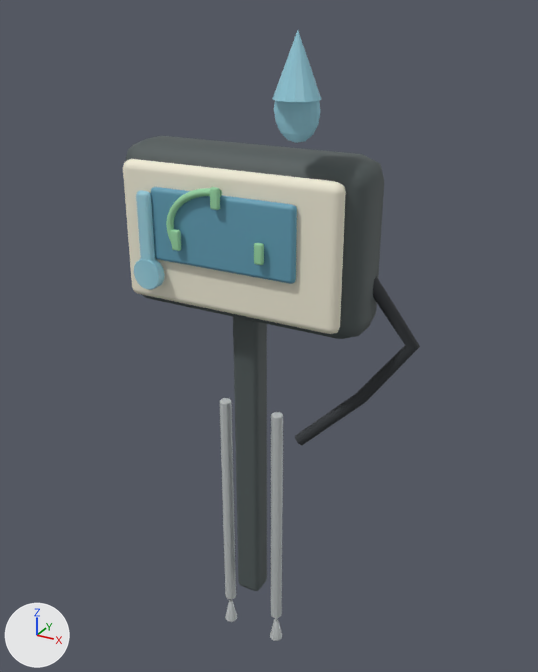
Before and after pictures for a commit that changed the glTF model apps/garden/public/assets/models/SensorStakeMeter.glb.
The view is the same before and after, from a camera (50 mm lens) standing at (0.724, -1.235, 0.767) and looking at (0.039, 0.012, 0.144). The axes (+X, +Y, +Z) are drawn at lower left. The lights are the same throughout. The first picture is the older version. Where no turn or scale is listed for an object, it has been applied to the vertices. Vertices at exactly the same position are counted once.

Names of what the first picture shows: 'SensorStakeMeter_Cable', 'SensorStakeMeter_Display_Back', 'SensorStakeMeter_Display_Face', 'SensorStakeMeter_Display_Screen', 'SensorStakeMeter_Droplet', 'SensorStakeMeter_Gauge_Arc', 'SensorStakeMeter_Gauge_Tick_L', 'SensorStakeMeter_Gauge_Tick_M', 'SensorStakeMeter_Gauge_Tick_R', 'SensorStakeMeter_Probe_Left', 'SensorStakeMeter_Probe_Right', 'SensorStakeMeter_Stake', 'SensorStakeMeter_Thermometer_Bar', 'SensorStakeMeter_Thermometer_Bulb'.
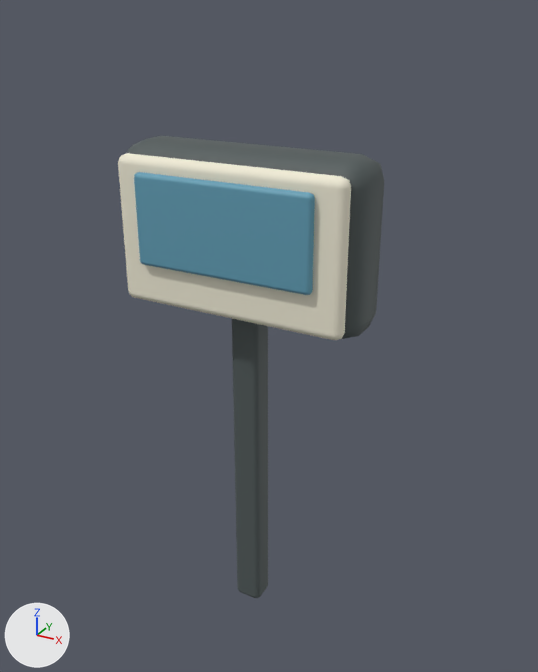
Commit message: Simplify SensorStakeMeter model

The change, as a diff of the scene's bpy script:
```diff
--- a/apps/garden/public/assets/models/SensorStakeMeter.glb.py
+++ b/apps/garden/public/assets/models/SensorStakeMeter.glb.py
@@ me_sensorstakemeter_display_face_mesh @@
-me_sensorstakemeter_display_face_mesh.from_pydata(...)  # 56 vertices, 108 faces; spans x -0.235..0.235, y -0.018..0.018, z -0.14..0.14
+me_sensorstakemeter_display_face_mesh.from_pydata(...)  # 56 vertices, 108 faces; spans x -0.245..0.245, y -0.018..0.018, z -0.15..0.15
+# me_sensorstakemeter_display_face_mesh part 1: the whole mesh is scaled about its middle by (1.04, 1.03, 1.07)
 me_sensorstakemeter_display_face_mesh.materials.append(mat_material_sensorstakemeter_facecream)
@@ me_sensorstakemeter_display_screen_mesh @@
-me_sensorstakemeter_display_screen_mesh.from_pydata(...)  # 56 vertices, 108 faces; spans x -0.155..0.155, y -0.009..0.009, z -0.072..0.072
+me_sensorstakemeter_display_screen_mesh.from_pydata(...)  # 56 vertices, 108 faces; spans x -0.19..0.19, y -0.01..0.01, z -0.093..0.093
+# me_sensorstakemeter_display_screen_mesh part 2: the whole mesh is scaled about its middle by (1.23, 1.11, 1.29)
 me_sensorstakemeter_display_screen_mesh.materials.append(mat_material_sensorstakemeter_screenblue)
@@ ob_sensorstakemeter_stake @@
 ob_sensorstakemeter_stake = bpy.data.objects.new('SensorStakeMeter_Stake', me_sensorstakemeter_stake_mesh)
-ob_sensorstakemeter_stake.location = (0.0, 0.0, -0.15)
+ob_sensorstakemeter_stake.location = (0.0, 0.0, -0.16)
@@ ob_sensorstakemeter_probe_left @@
-ob_sensorstakemeter_probe_left = bpy.data.objects.new('SensorStakeMeter_Probe_Left', me_sensorstakemeter_probe_left_mesh)
@@ ob_sensorstakemeter_probe_right @@
-ob_sensorstakemeter_probe_right = bpy.data.objects.new('SensorStakeMeter_Probe_Right', me_sensorstakemeter_probe_right_mesh)
@@ ob_sensorstakemeter_display_face @@
 ob_sensorstakemeter_display_face = bpy.data.objects.new('SensorStakeMeter_Display_Face', me_sensorstakemeter_display_face_mesh)
-ob_sensorstakemeter_display_face.location = (0.0, -0.078, 0.36)
+ob_sensorstakemeter_display_face.location = (0.0, -0.079, 0.36)
@@ ob_sensorstakemeter_display_screen @@
 ob_sensorstakemeter_display_screen = bpy.data.objects.new('SensorStakeMeter_Display_Screen', me_sensorstakemeter_display_screen_mesh)
-ob_sensorstakemeter_display_screen.location = (0.0, -0.101, 0.385)
+ob_sensorstakemeter_display_screen.location = (0.0, -0.104, 0.39)
@@ ob_sensorstakemeter_gauge_arc @@
-ob_sensorstakemeter_gauge_arc = bpy.data.objects.new('SensorStakeMeter_Gauge_Arc', me_sensorstakemeter_gauge_arc_mesh)
@@ ob_sensorstakemeter_gauge_tick_l @@
-ob_sensorstakemeter_gauge_tick_l = bpy.data.objects.new('SensorStakeMeter_Gauge_Tick_L', me_sensorstakemeter_gauge_tick_l_mesh)
@@ ob_sensorstakemeter_gauge_tick_m @@
-ob_sensorstakemeter_gauge_tick_m = bpy.data.objects.new('SensorStakeMeter_Gauge_Tick_M', me_sensorstakemeter_gauge_tick_m_mesh)
@@ ob_sensorstakemeter_gauge_tick_r @@
-ob_sensorstakemeter_gauge_tick_r = bpy.data.objects.new('SensorStakeMeter_Gauge_Tick_R', me_sensorstakemeter_gauge_tick_r_mesh)
@@ ob_sensorstakemeter_thermometer_bar @@
-ob_sensorstakemeter_thermometer_bar = bpy.data.objects.new('SensorStakeMeter_Thermometer_Bar', me_sensorstakemeter_thermometer_bar_mesh)
@@ ob_sensorstakemeter_thermometer_bulb @@
-ob_sensorstakemeter_thermometer_bulb = bpy.data.objects.new('SensorStakeMeter_Thermometer_Bulb', me_sensorstakemeter_thermometer_bulb_mesh)
@@ ob_sensorstakemeter_droplet @@
-ob_sensorstakemeter_droplet = bpy.data.objects.new('SensorStakeMeter_Droplet', me_sensorstakemeter_droplet_mesh)
@@ ob_sensorstakemeter_cable @@
-ob_sensorstakemeter_cable = bpy.data.objects.new('SensorStakeMeter_Cable', me_sensorstakemeter_cable_mesh)
```

Location of each change, (x1, y1, x2, y2) in pixels of the pictures (538 x 672 px):
'SensorStakeMeter_Display_Face', rescaled (7% taller)
    before: (123, 159, 346, 334)
    after: (118, 153, 351, 340)
'SensorStakeMeter_Display_Screen', rescaled (24% wider, 27% taller)
    before: (151, 187, 297, 284)
    after: (134, 172, 315, 295)
'SensorStakeMeter_Stake', moved
    before: (233, 317, 267, 591)
    after: (232, 319, 268, 598)
'SensorStakeMeter_Droplet', deleted
    before: (273, 30, 322, 143)
'SensorStakeMeter_Cable', deleted
    before: (295, 276, 420, 445)
'SensorStakeMeter_Probe_Right', deleted
    before: (270, 412, 283, 641)
'SensorStakeMeter_Probe_Left', deleted
    before: (220, 398, 237, 622)
'SensorStakeMeter_Thermometer_Bar', deleted
    before: (136, 190, 156, 261)
'SensorStakeMeter_Thermometer_Bulb', deleted
    before: (134, 259, 165, 290)
'SensorStakeMeter_Gauge_Arc', deleted (green)
    before: (166, 188, 222, 244)
'SensorStakeMeter_Gauge_Tick_M', deleted
    before: (210, 187, 220, 210)
'SensorStakeMeter_Gauge_Tick_R', deleted
    before: (254, 243, 264, 265)
'SensorStakeMeter_Gauge_Tick_L', deleted
    before: (171, 229, 181, 251)
